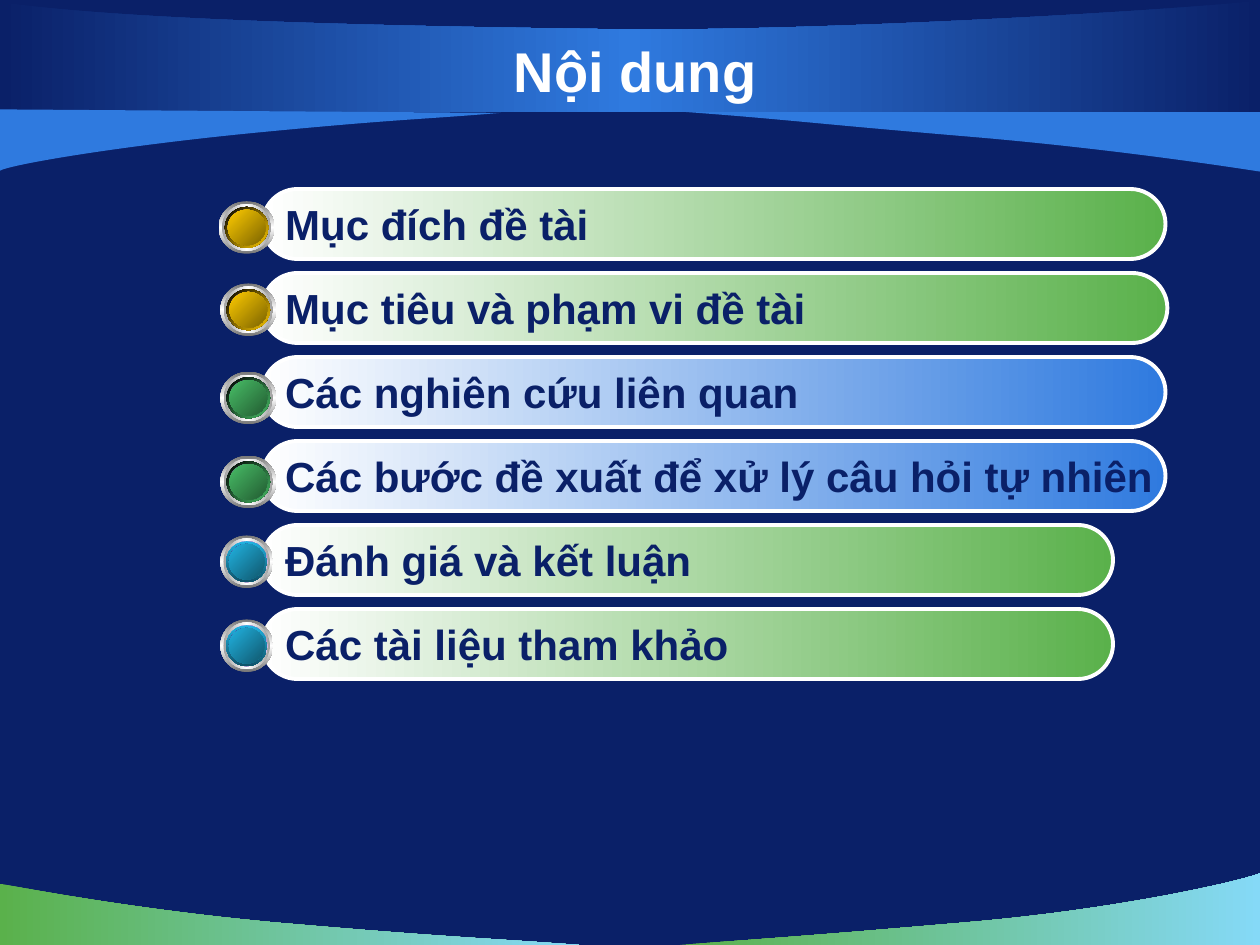
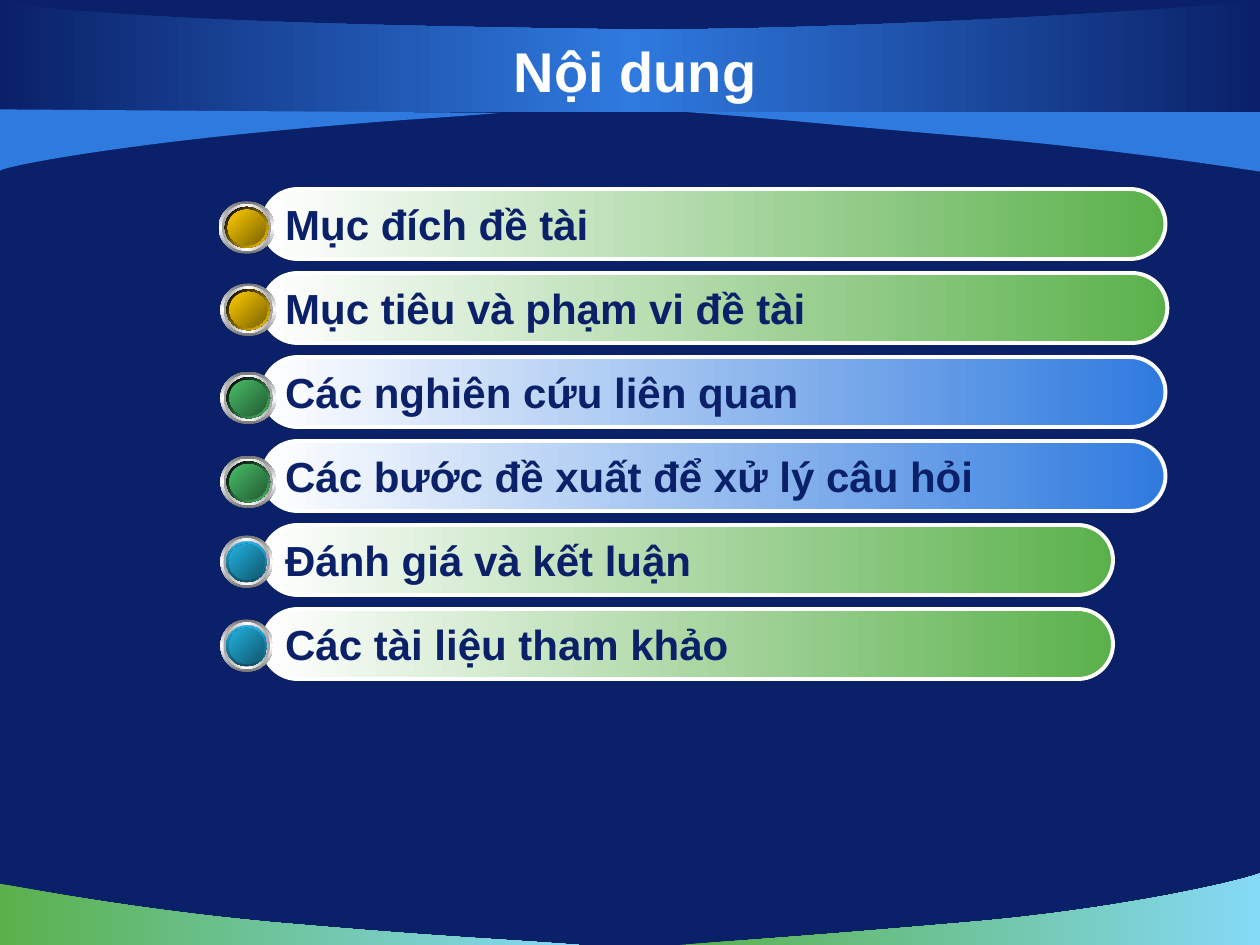
Before and after one commit to hungntit/filnalproject, a slide deck: slide 2 of De Cuong/bao cao luan van/slide 0.1.pptx. Drawn at 1260x945 pixels with LibreOffice and Linux fonts; fonts in the diff are those of the drawing; background and template pictures are left out. Boxes give left, top, right and bottom in pixels: in the first picture for what was removed or moved away, otherwise in the second. Text is boxed around its words. In the diff, an @@ line names an element or a change of style, - is before the commit and + after.

```diff
--- a/De Cuong/bao cao luan van/slide 0.1.pptx
+++ b/De Cuong/bao cao luan van/slide 0.1.pptx
@@ text in rounded rectangle at (285,459,973,501): text changed @@
-Các bước đề xuất để xử lý câu hỏi tự nhiên
+Các bước đề xuất để xử lý câu hỏi
```
Also in this commit, not shown: 6 slides added, 1 other file.
